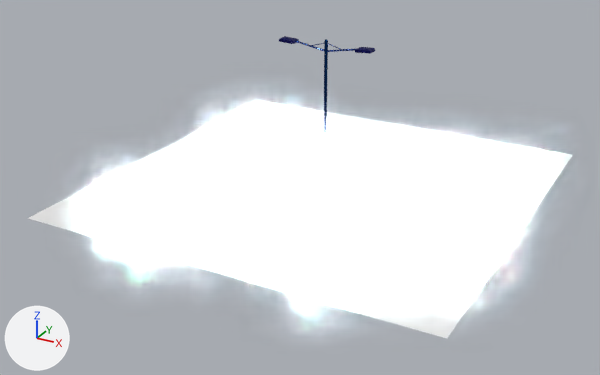
An edit to the Blender file Farolas/farola2.blend, drawn before and after from the same camera.
Camera for both pictures: a 50 mm lens placed at (300.0, -588.0, 285.0), pointed at (-6.0, -31.0, 7.0). The lights are fixed; the arrows at lower left show +X, +Y and +Z.

The older version as bpy lines, for what is in view:
```python
me_cylinder = bpy.data.meshes.new('Cylinder')
me_cylinder.from_pydata(...)  # 448 vertices, 418 faces; spans x -4.0..4.0, y -4.0..4.0, z -1.0..217.0
me_cylinder.polygons.foreach_set('use_smooth', [True] * 418)
# faces by material slot: [354, 64]
me_cylinder.materials.append(mat_material_005)  # dark blue #0a356f
me_cylinder.materials.append(mat_material_006)  # dark grey #5d5d5d
me_cylinder_001 = bpy.data.meshes.new('Cylinder.001')
me_cylinder_001.from_pydata(...)  # 64 vertices, 34 faces; spans x -1.0..1.36, y -1.0..1.07, z -1.0..0.38
me_cylinder_001.materials.append(mat_material_004)  # blue #2f468a
me_plane = bpy.data.meshes.new('Plane')
me_plane.from_pydata([(-3.85, -3.85, 0.0), (3.85, -3.85, 0.0), (-3.85, 3.85, 0.0), (3.85, 3.85, 0.0)], [], [(0, 1, 3, 2)])
ob_cylinder = bpy.data.objects.new('Cylinder', me_cylinder)
ob_cylinder.location = (0.7, 0.0, 0.8)
ob_cylinder.scale = (2.67, 2.67, 0.579)
ob_cylinder_001 = bpy.data.objects.new('Cylinder.001', me_cylinder_001)
ob_cylinder_001.location = (-9.2, 0.0, 118.5)
ob_cylinder_001.rotation_euler = (0.0, 1.736, 0.0)  # degrees (0, 99, 0)
ob_cylinder_001.scale = (0.738, 0.738, 26.1)
ob_plane = bpy.data.objects.new('Plane', me_plane)
ob_plane.location = (0.0, 0.0, 0.0)
ob_plane.scale = (44.9, 44.9, 44.9)
```
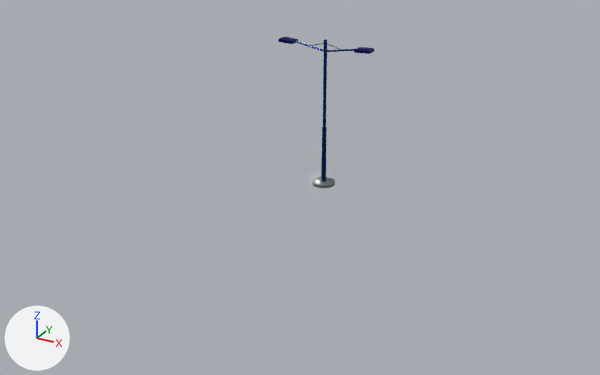
The change, as a diff of the scene's bpy script:
```diff
--- a/Farolas/farola2.blend.py
+++ b/Farolas/farola2.blend.py
@@ me_cylinder_001 @@
 # used by ob_cylinder_001; location = (-9.2, 0.0, 118.5); rotation_euler = (0.0, 1.736, 0.0), in degrees (0, 99, 0); scale = (0.738, 0.738, 26.1)
-me_cylinder_001.from_pydata(...)  # 64 vertices, 34 faces; spans x -1.0..1.36, y -1.0..1.07, z -1.0..0.38
+me_cylinder_001.from_pydata(...)  # 752 vertices, 598 faces; spans x -173.34..2.12, y -13.26..13.26, z -2.33..0.79
+# me_cylinder_001 part 1: 64 vertices removed from x -1.0..1.36, y -1.0..1.07, z -1.0..0.38; 752 vertices added at x -173.34..2.12, y -13.26..13.26, z -2.33..0.79
+# me_cylinder_001 part 2: the surface is now shaded smooth
 me_cylinder_001.materials.append(mat_material_004)
+me_cylinder_001.materials.append(mat_material_005)  # dark blue #0a356f
+me_cylinder_001.materials.append(mat_material_006)  # dark grey #5d5d5d
+me_cylinder_001.materials.append(mat_material_001)  # white #ffffff
+me_cylinder_001.materials.append(mat_material_003)  # dark blue #111363
@@ ob_plane @@
-ob_plane = bpy.data.objects.new('Plane', me_plane)
-ob_plane.location = (0.0, 0.0, 0.0)
-ob_plane.scale = (44.9, 44.9, 44.9)
@@ ob_cylinder @@
-ob_cylinder = bpy.data.objects.new('Cylinder', me_cylinder)
-ob_cylinder.location = (0.7, 0.0, 0.8)
-ob_cylinder.scale = (2.67, 2.67, 0.579)
@@ ob_cylinder_001 @@
 ob_cylinder_001 = bpy.data.objects.new('Cylinder.001', me_cylinder_001)
-ob_cylinder_001.location = (-9.2, 0.0, 118.5)
+ob_cylinder_001.location = (0.0, 0.0, 0.0)
 ob_cylinder_001.rotation_euler = (0.0, 1.736, 0.0)  # degrees (0, 99, 0)
```

Where the change shows, as pixel boxes (x1, y1, x2, y2) in the pictures (600 x 375 px):
'Plane', deleted
    before: (28, 101, 572, 338)
'Cylinder.001', reshaped, moved
    before: (295, 40, 324, 51)
    after: (278, 37, 374, 188)
'Cylinder', deleted
    before: (313, 39, 336, 188)
    faces in mat_material_005 (dark blue #0a356f): (322, 39, 328, 182)
    faces in mat_material_006 (dark grey #5d5d5d): (313, 177, 336, 188)
part 1 of me_cylinder_001, built on
    before: (295, 40, 324, 51)
    after: (278, 37, 374, 188)
